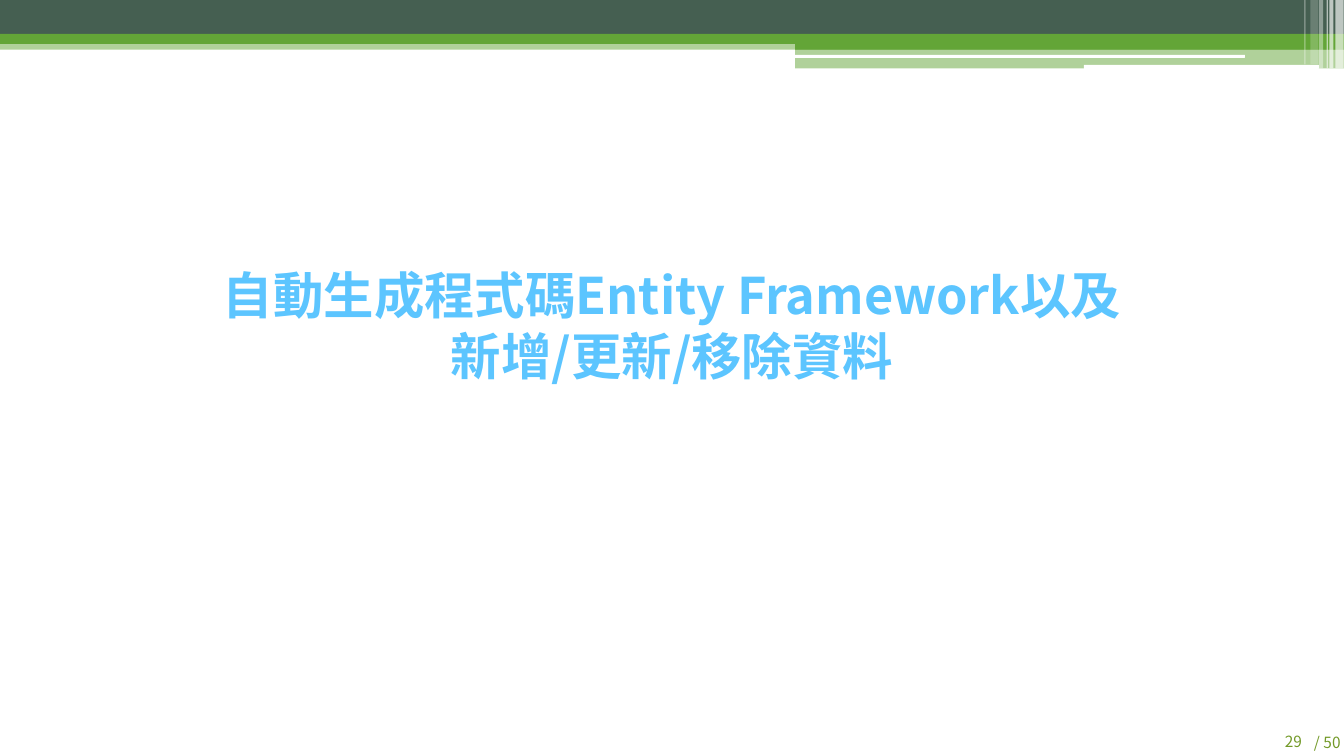
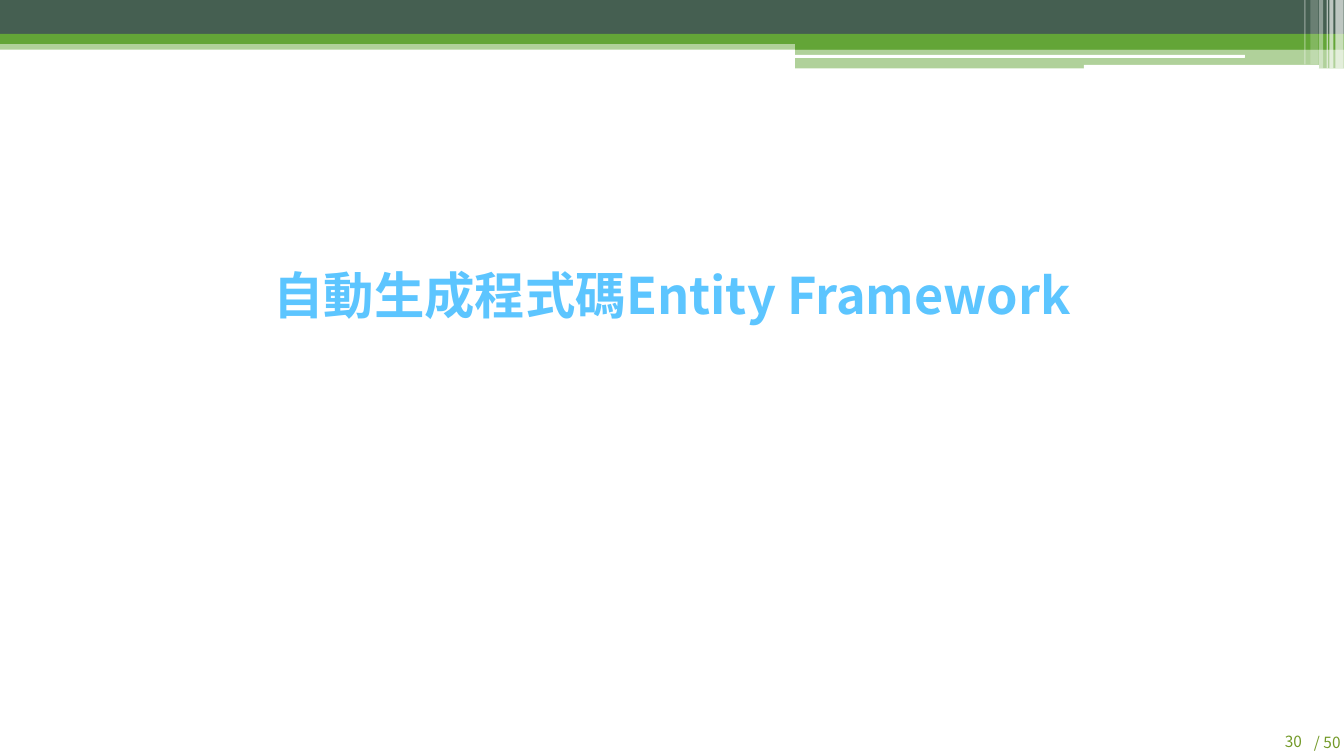
Before and after one commit to f85084/MVC, a slide deck: slide 31 of 現代 .Net 開發者之路 - MVC 完全精通.pptx (slide 30 before the commit). Drawn at 1344x756 pixels with LibreOffice and Linux fonts; fonts in the diff are those of the drawing. Boxes give left, top, right and bottom in pixels: in the first picture for what was removed or moved away, otherwise in the second. Text is boxed around its words. In the diff, an @@ line names an element or a change of style, - is before the commit and + after.

```diff
--- a/現代 .Net 開發者之路 - MVC 完全精通.pptx
+++ b/現代 .Net 開發者之路 - MVC 完全精通.pptx
@@ text at <box>273,271,1070,326</box>: text changed @@
-自動生成程式碼Entity Framework以及
-新增/更新/移除資料
+自動生成程式碼Entity Framework
@@ page number at <box>1285,735,1302,747</box>: text changed @@
-29
+30
```
Also in this commit, not shown: 13 other slides changed, 2 slides added, 1 slide removed, 18 other files.
